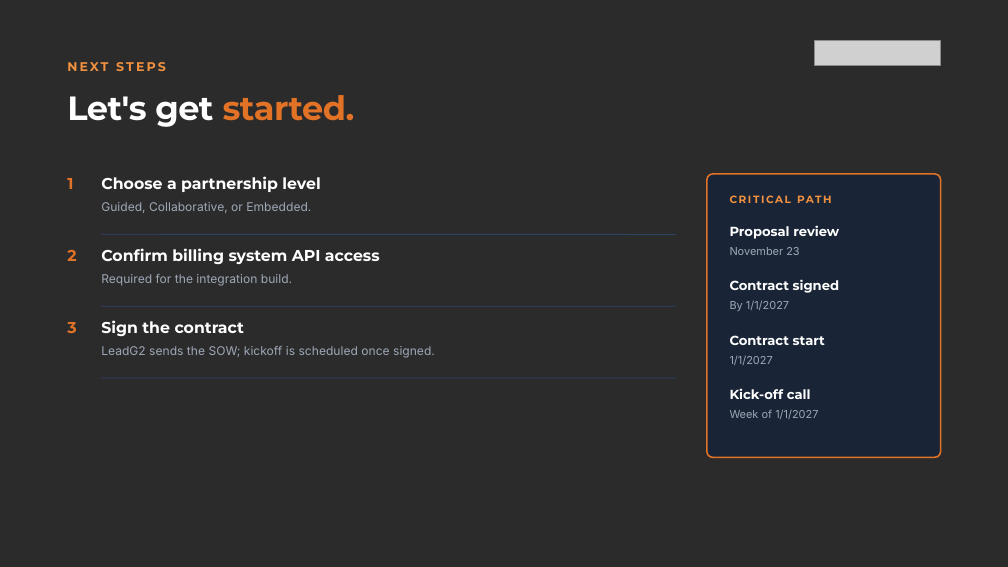
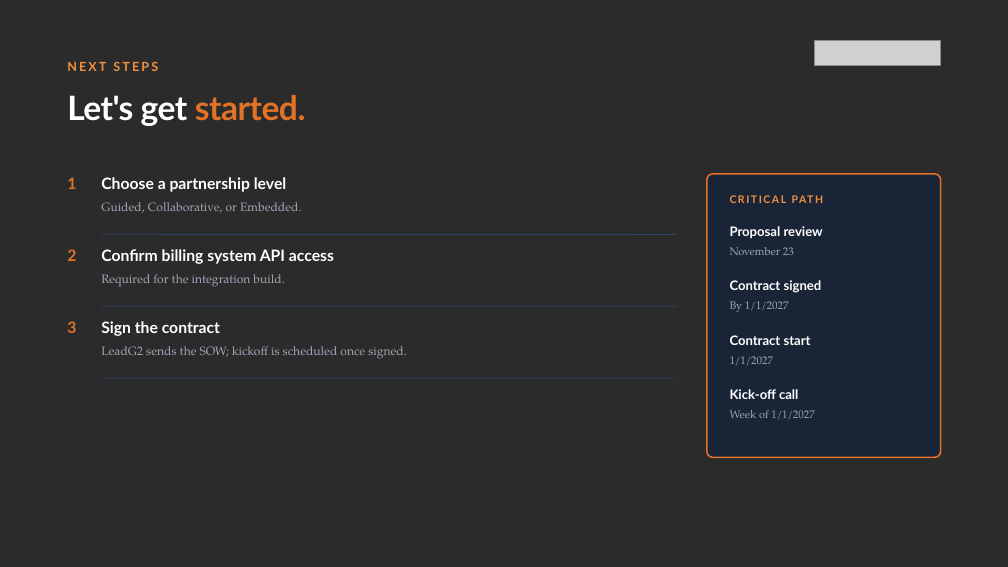
Before and after one commit to emilyhartzell20-pixel/leadg2-scoping-agent, a slide deck: slide 14 of sample-output-enterprise.pptx. Drawn at 1008x567 pixels with LibreOffice and Linux fonts; fonts in the diff are those of the drawing; grey boxes stand for pictures; background and template pictures are left out; a plain dark background stands for a picture behind light text. Boxes give left, top, right and bottom in pixels: in the first picture for what was removed or moved away, otherwise in the second. Text is boxed around its words. In the diff, an @@ line names an element or a change of style, - is before the commit and + after.

```diff
--- a/sample-output-enterprise.pptx
+++ b/sample-output-enterprise.pptx
@@ font Montserrat to Lato in 11 elements at (67,62,158,71), (67,95,306,126), (67,177,76,189), (101,177,286,192), (101,249,334,264), (101,321,220,336), (730,193,918,212), (730,226,823,238), (730,280,822,293), (730,335,811,345), (730,389,798,399) @@
@@ font Inter to TeX Gyre Pagella in 7 elements at (101,202,302,213), (101,274,284,287), (101,346,407,359), (730,247,794,255), (730,301,789,312), (730,356,774,365), (730,410,815,419) @@
```
Also in this commit, not shown: 14 other slides changed, 22 other files.
